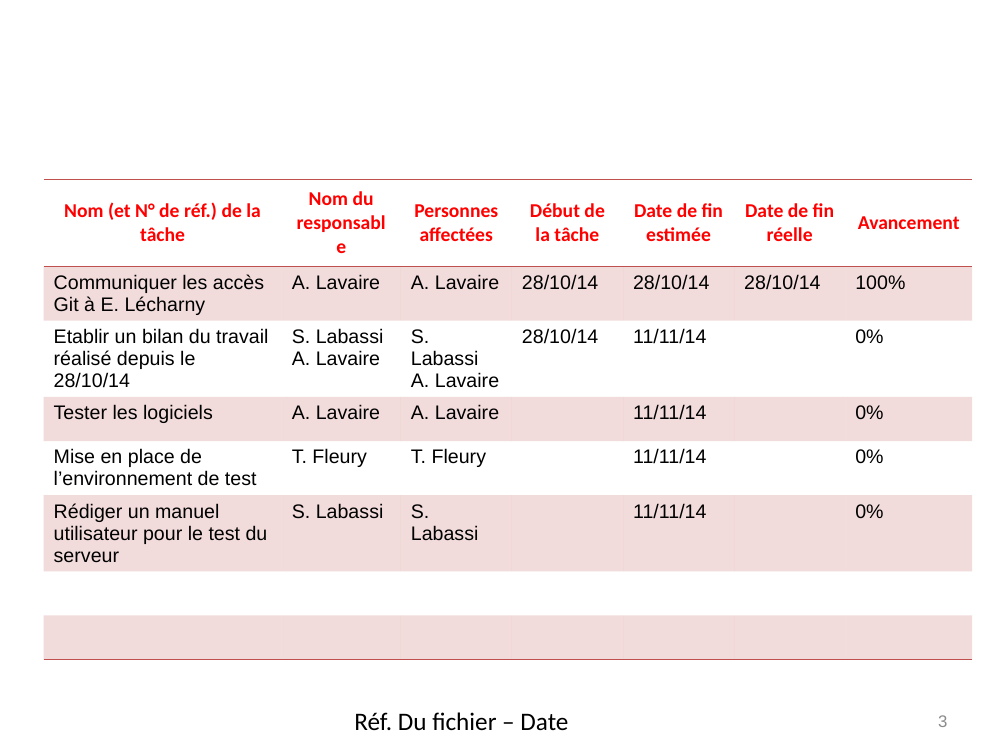
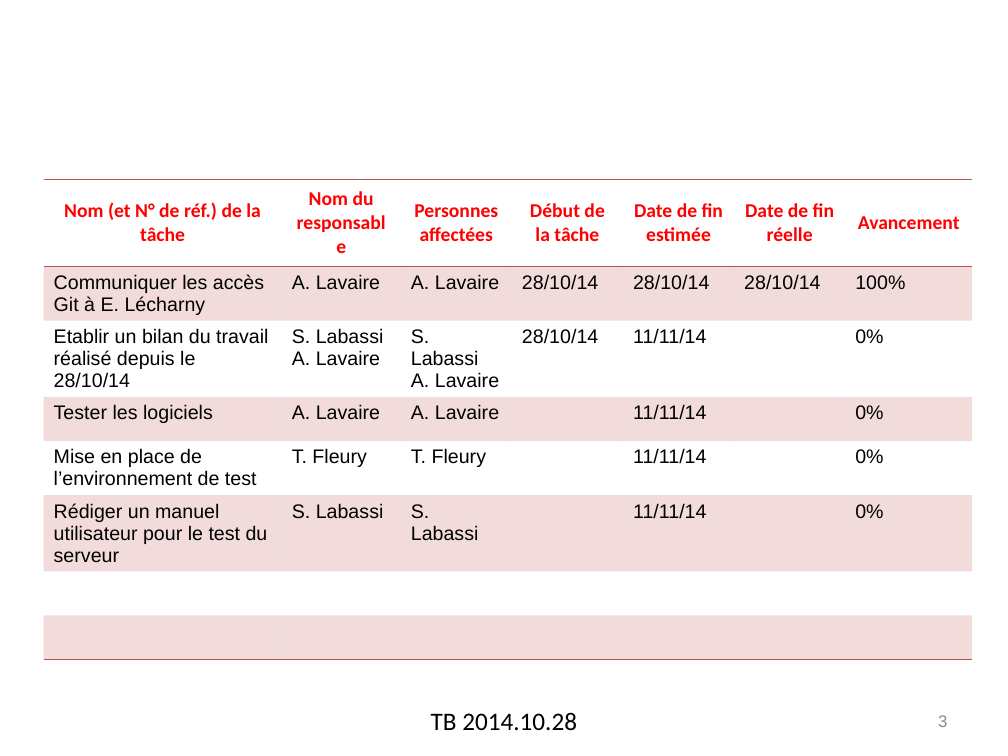
Before and after one commit to elecharny/pi-injector, a slide deck: slide 3 of Documents/TB 2014.10.28.pptx. Drawn at 1008x756 pixels with LibreOffice and Linux fonts; fonts in the diff are those of the drawing; background and template pictures are left out. Boxes give left, top, right and bottom in pixels: in the first picture for what was removed or moved away, otherwise in the second. Text is boxed around its words. In the diff, an @@ line names an element or a change of style, - is before the commit and + after.

```diff
--- a/Documents/TB 2014.10.28.pptx
+++ b/Documents/TB 2014.10.28.pptx
@@ text at (431, 712, 577, 731): text changed @@
-Réf. Du fichier – Date
+TB 2014.10.28
```
Also in this commit, not shown: 4 other slides changed, 2 other files.
